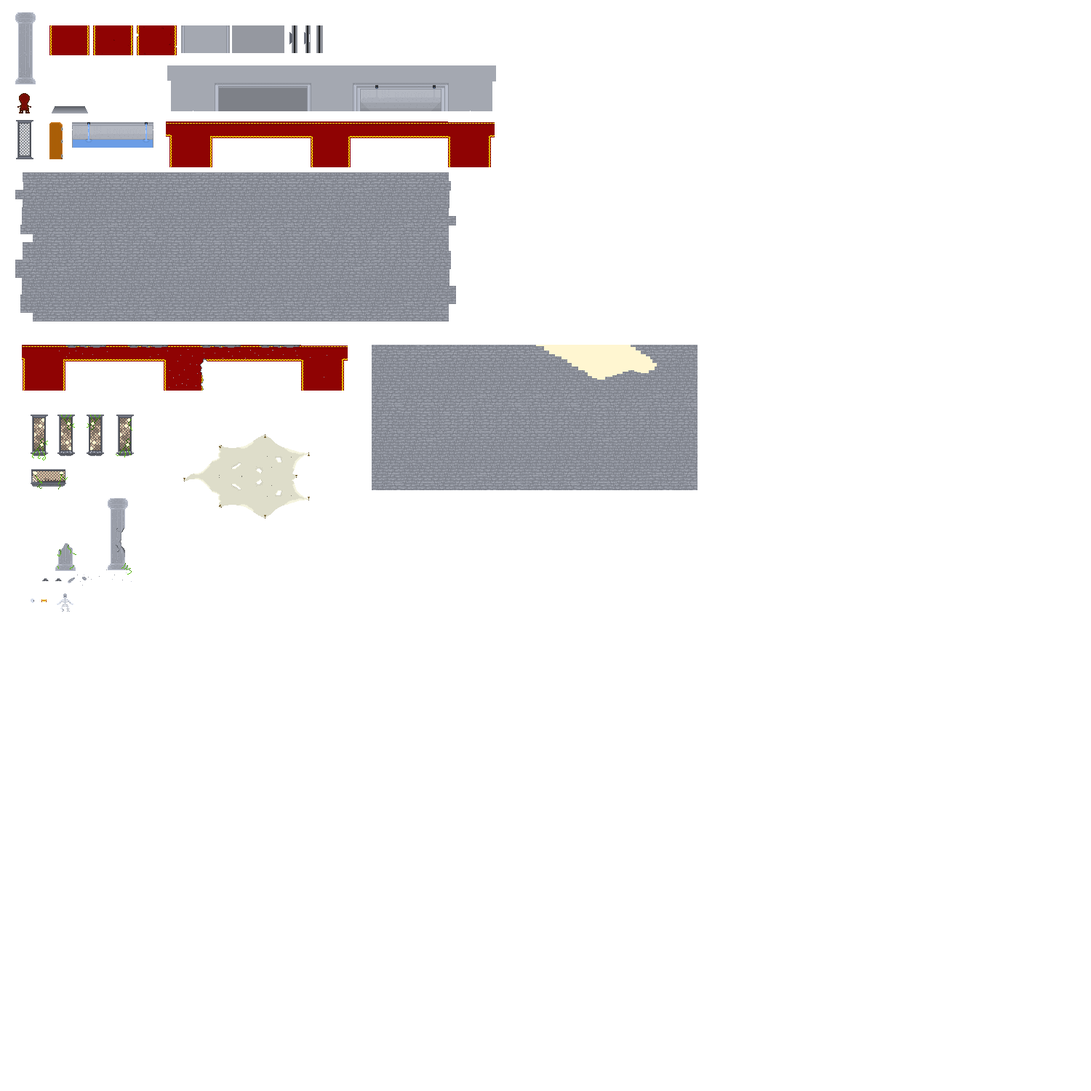
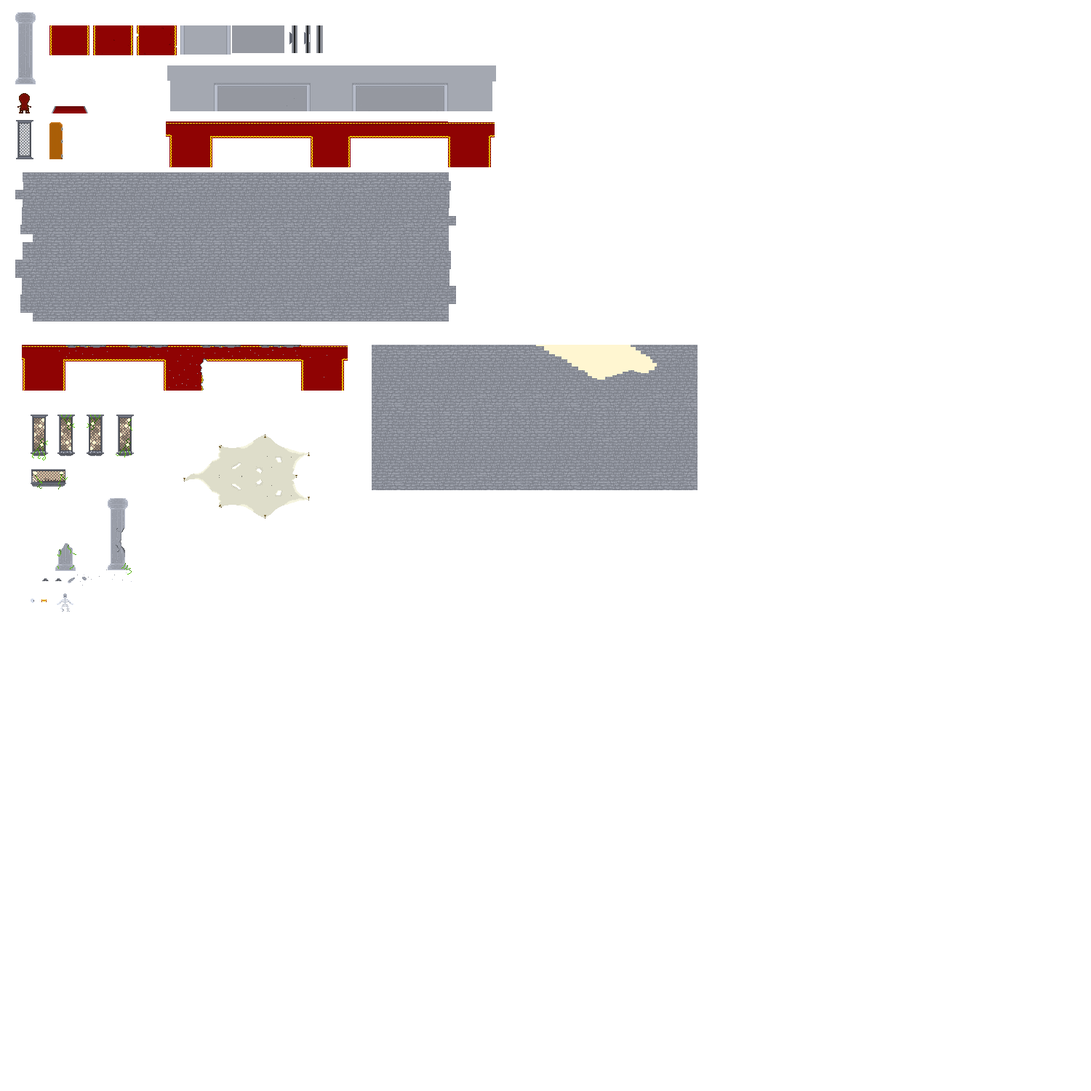
Revision of a layered (1091, 1091) image; what changed, layer by layer:
removed layer "Layer 1" over [72,122,154,148]
moved "Empty Floor" above "Pedestal", painted on it over [170,25,471,112]
painted on "Pedestal" over [53,106,87,114]
